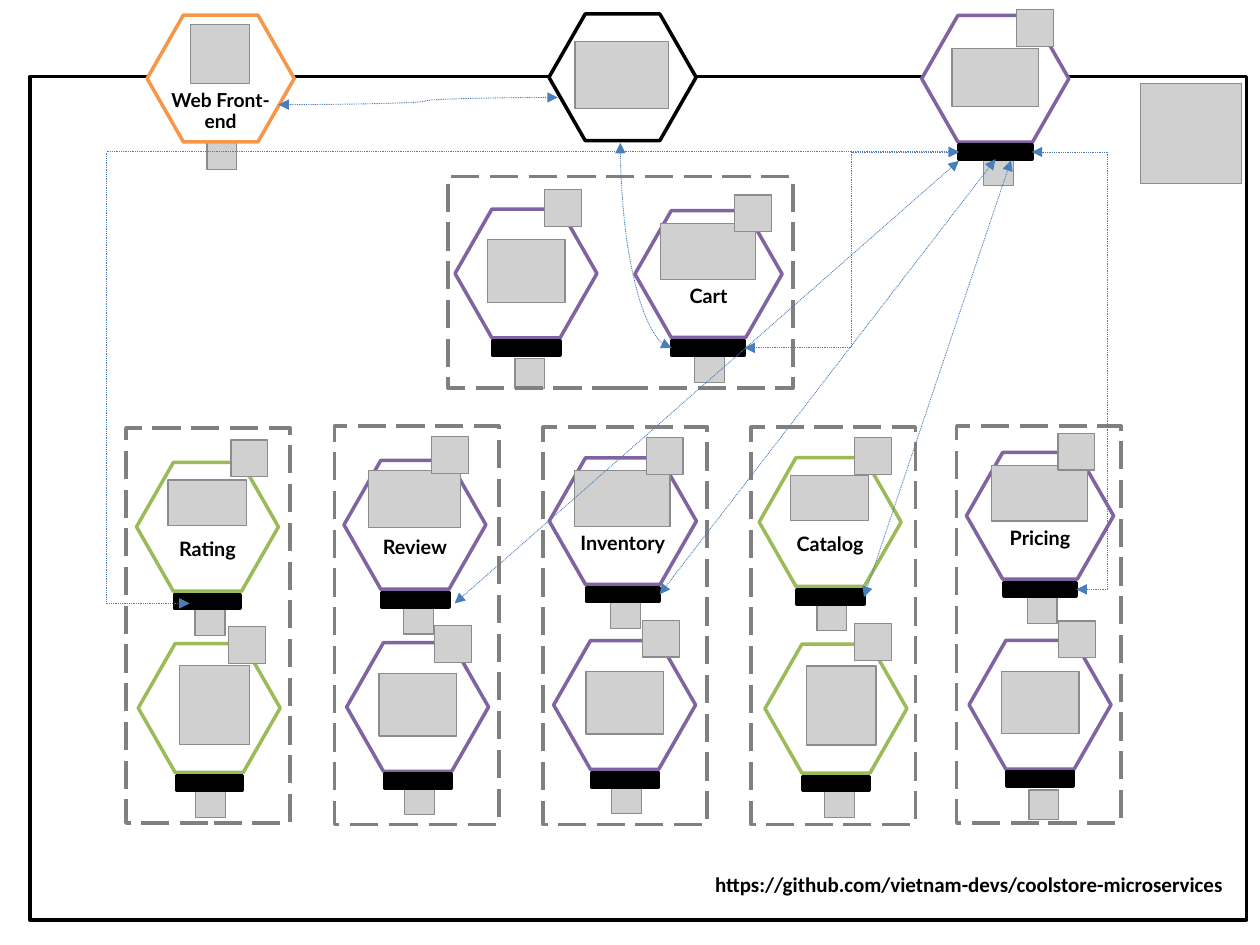
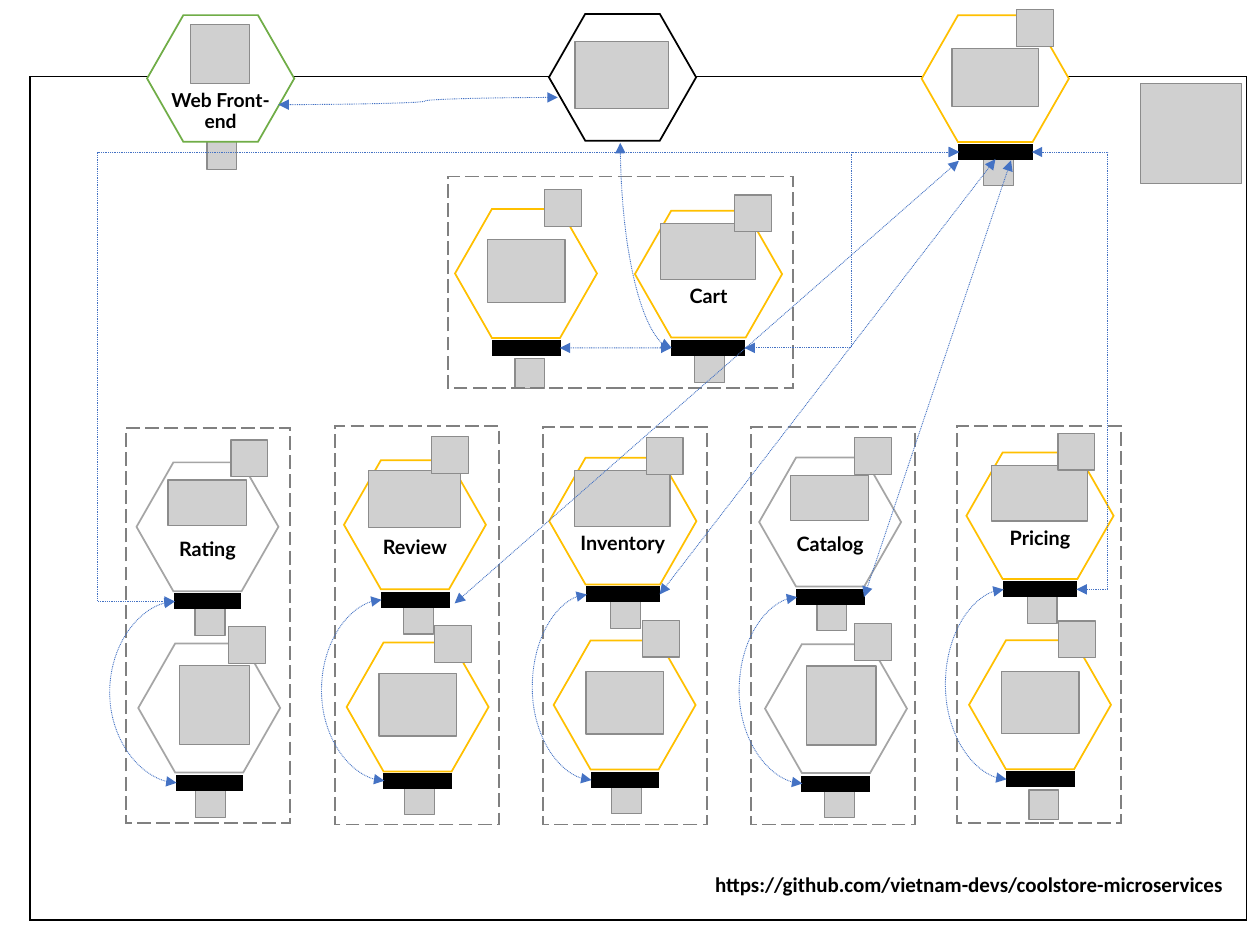
Before and after one commit to ProgrammeChef/microservices-coolstore, a slide deck: slide 3 of assets/state-of-the-art.pptx (slide 2 before the commit). Drawn at 1260x945 pixels with LibreOffice and Linux fonts; fonts in the diff are those of the drawing; grey boxes stand for pictures. Boxes give left, top, right and bottom in pixels: in the first picture for what was removed or moved away, otherwise in the second. Text is boxed around its words. In the diff, an @@ line names an element or a change of style, - is before the commit and + after.

```diff
--- a/assets/state-of-the-art.pptx
+++ b/assets/state-of-the-art.pptx
@@ hexagon "Web Front-end" at <box>147,15,295,142</box>: outline #F79646 2 pt to #70AD47 1 pt @@
@@ curved double arrow (278, 105) - (558, 97): stroke #4B7EBC 0.5 pt dashed to #4472C4 0.5 pt dashed @@
@@ curved double arrow (620, 142) - (672, 348): stroke #4B7EBC 0.5 pt dashed to #4472C4 0.5 pt dashed @@
@@ elbow double arrow moved from (189, 604) - (959, 152) to (175, 601) - (959, 152) @@
@@ elbow double arrow (175, 601) - (959, 152): stroke #4B7EBC 0.5 pt dashed to #4472C4 0.5 pt dashed @@
@@ double arrow (455, 604) - (959, 161): stroke #4B7EBC 0.5 pt dashed to #4472C4 0.5 pt dashed @@
@@ double arrow (660, 595) - (995, 159): stroke #4B7EBC 0.5 pt dashed to #4472C4 0.5 pt dashed @@
@@ elbow double arrow (745, 348) - (959, 152): stroke #4B7EBC 0.5 pt dashed to #4472C4 0.5 pt dashed @@
@@ double arrow (864, 597) - (1011, 160): stroke #4B7EBC 0.5 pt dashed to #4472C4 0.5 pt dashed @@
@@ elbow double arrow (1032, 152) - (1076, 590): stroke #4B7EBC 0.5 pt dashed to #4472C4 0.5 pt dashed @@
@@ curved double arrow added from (559, 348) to (672, 348), #4472C4 0.5 pt dashed @@
@@ outline #808080 2 pt dashed to #808080 1 pt dashed in 6 elements at <box>126,428,290,824</box>, <box>751,427,915,824</box>, <box>543,427,707,824</box>, <box>335,426,499,824</box>, <box>447,176,793,388</box>, <box>956,426,1120,823</box> @@
@@ curved double arrow added from (591, 780) to (587, 595), #4472C4 0.5 pt dashed @@
@@ curved double arrow added from (803, 784) to (798, 597), #4472C4 0.5 pt dashed @@
@@ curved double arrow added from (1007, 780) to (1004, 590), #4472C4 0.5 pt dashed @@
@@ curved double arrow added from (176, 782) to (175, 601), #4472C4 0.5 pt dashed @@
@@ curved double arrow added from (384, 781) to (382, 600), #4472C4 0.5 pt dashed @@
@@ outline #9BBB59 2 pt to #A5A5A5 1 pt in 4 elements at <box>136,462,278,591</box>, <box>760,457,902,586</box>, <box>139,644,281,772</box>, <box>765,644,907,772</box> @@
@@ outline #8064A2 2 pt to #FFC000 1 pt in 9 elements at <box>549,457,697,585</box>, <box>344,460,486,588</box>, <box>635,210,782,338</box>, <box>966,452,1114,580</box>, <box>922,15,1070,142</box>, <box>553,640,696,769</box>, <box>346,643,489,771</box>, <box>455,209,597,338</box>, <box>969,640,1111,769</box> @@
@@ outline #000000 2 pt to #000000 1 pt in 14 elements at <box>30,77,1246,921</box>, <box>959,145,1032,159</box>, <box>175,595,241,609</box>, <box>176,776,242,790</box>, <box>798,590,864,604</box>, <box>803,776,869,790</box>, <box>587,587,660,601</box>, <box>591,772,658,786</box>, <box>384,774,451,788</box>, <box>382,592,450,606</box>, <box>672,340,745,354</box>, <box>493,341,559,355</box>, <box>1004,582,1077,596</box>, <box>1007,772,1074,786</box> @@
```
Also in this commit, not shown: 2 other slides changed, 1 slide added, 18 other files.
